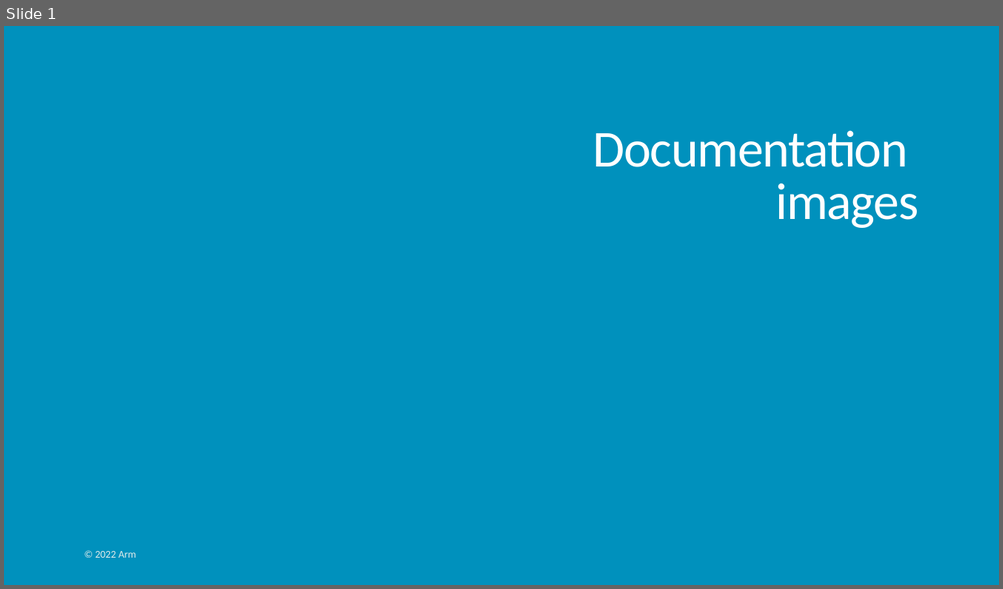
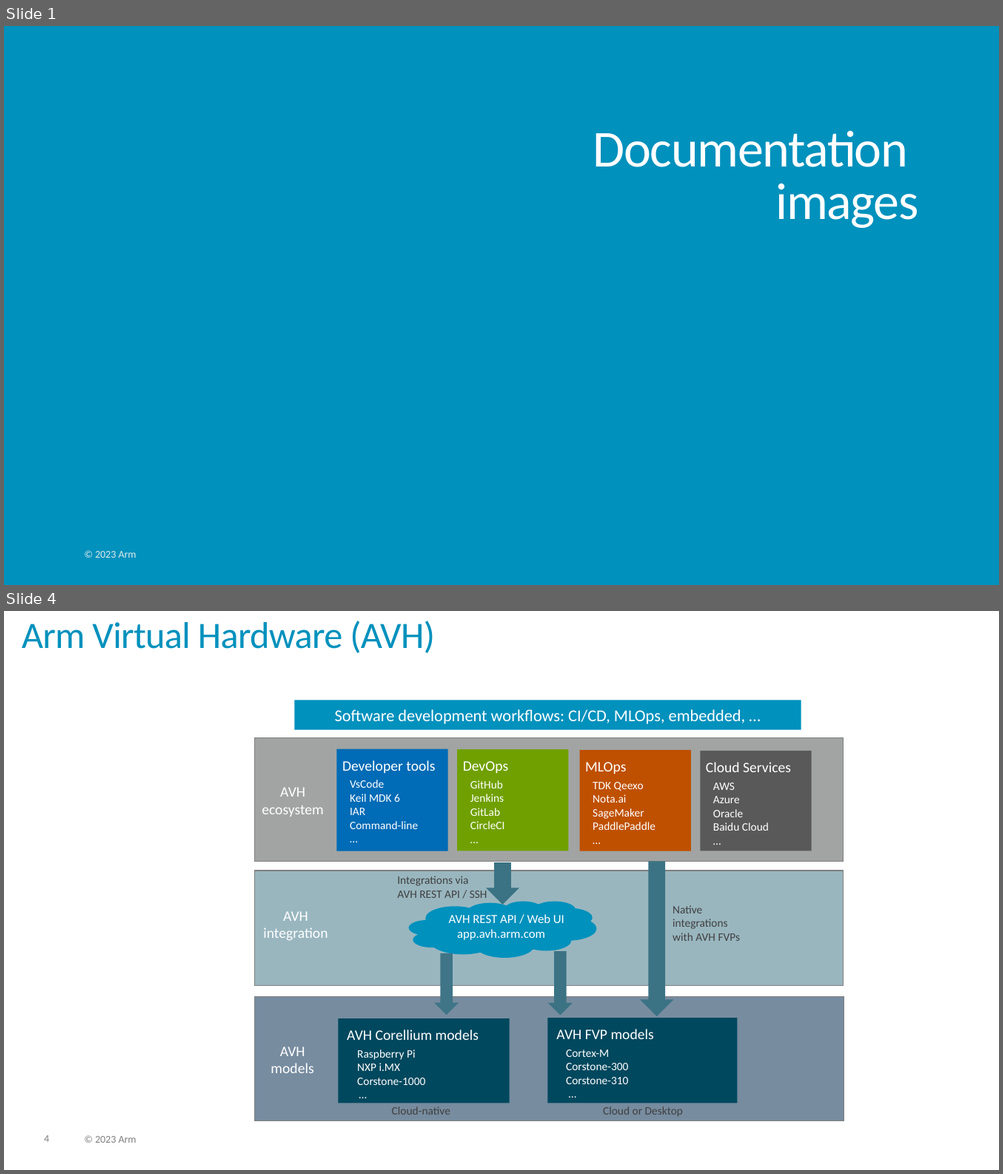
Before and after one commit to ARM-software/AVH, a slide deck: DoxyGen/overview/src/images/img_src.pptx. Shown one above the other, each under a label of ours: slide 1 before the commit, slides 1 and 4 after it; the slides between them are not shown. The pictures are 1003x589 and 1003x1174 pixels, drawn with LibreOffice and Linux fonts; fonts in the diff are those of the drawing; background and template pictures are left out. Boxes give left, top, right and bottom in pixels: in the first picture for what was removed or moved away, otherwise in the second. Text is boxed around its words. In the diff, an @@ line names an element or a change of style, - is before the commit and + after.

Commit message:
Highlighted difference to AVH FVPs

```diff
--- a/DoxyGen/overview/src/images/img_src.pptx
+++ b/DoxyGen/overview/src/images/img_src.pptx
@@ slide 4 added at (4, 611, 999, 1170), background #FFFFFF @@
@@ title added at (22, 621, 435, 653), 36 pt, text #0091BD @@
+Arm Virtual Hardware (AVH)
@@ rectangle added at (294, 700, 801, 729), fill #0091BD, 16 pt, text #FFFFFF @@
+Software development workflows: CI/CD, MLOps, embedded, …
@@ rectangle added at (255, 738, 843, 862), fill #A1A4A3, outline #808080 0.75 pt @@
@@ rectangle added at (337, 749, 448, 851), fill #006BB6, 11 pt, text #FFFFFF @@
+Developer tools
+VsCode
+Keil MDK 6
+IAR
+Command-line
+…
@@ rectangle added at (457, 750, 568, 851), fill #70A000, 11 pt, text #FFFFFF @@
+DevOps
+GitHub
+Jenkins
+GitLab
+CircleCI
+…
@@ rectangle added at (579, 750, 691, 851), fill #BF5000, 11 pt, text #FFFFFF @@
+MLOps
+TDK Qeexo
+Nota.ai
+SageMaker
+PaddlePaddle
+…
@@ rectangle added at (700, 751, 811, 851), fill #595959, 11 pt, text #FFFFFF @@
+Cloud Services
+AWS
+Azure
+Oracle
+Baidu Cloud
+…
@@ text added at (262, 787, 324, 817), 14 pt, text #FFFFFF @@
+AVH ecosystem
@@ text added at (574, 831, 644, 851), 10 pt, text #000000 @@
+…
@@ rectangle added at (255, 871, 843, 985), fill #99B6BF, outline #808080 0.75 pt @@
@@ text added at (397, 876, 487, 898), 11 pt, text #404040 @@
+Integrations via
+AVH REST API / SSH
@@ down arrow added at (486, 863, 520, 904), fill #3B7384 @@
@@ down arrow added at (640, 862, 673, 1017), fill #3B7384 @@
@@ text added at (263, 911, 327, 940), 14 pt, text #FFFFFF @@
+AVH integration
@@ cloud added at (408, 901, 597, 958), fill #0091BD @@
@@ text added at (449, 914, 564, 940), 12 pt, text #FFFFFF @@
+AVH REST API / Web UI
+app.avh.arm.com
@@ text added at (672, 906, 740, 941), 11 pt, text #404040 @@
+Native integrations with AVH FVPs
@@ down arrow added at (434, 954, 458, 1015), fill #3F7587 @@
@@ down arrow added at (548, 952, 572, 1016), fill #3B7384 @@
@@ rectangle added at (255, 997, 844, 1122), fill #778C9F, outline #808080 0.75 pt @@
@@ rectangle added at (338, 1019, 510, 1103), fill #00485E, 11 pt, text #FFFFFF @@
+AVH Corellium models
+Raspberry Pi
+NXP i.MX
+Corstone-1000
+…
@@ rectangle added at (548, 1019, 737, 1103), fill #00485E, 11 pt, text #FFFFFF @@
+AVH FVP models
+Cortex-M
+Corstone-300
+Corstone-310
+…
@@ text added at (270, 1047, 313, 1073), 14 pt, text #FFFFFF @@
+AVH models
@@ text added at (392, 1107, 450, 1115), 11 pt, text #404040 @@
+Cloud-native
@@ text added at (603, 1107, 683, 1117), 11 pt, text #404040 @@
+Cloud or Desktop
@@ page number added at (44, 1136, 49, 1142), 10 pt, text #7F7F7F @@
+4
@@ text added at (95, 1136, 136, 1143), 10 pt, text #7F7F7F @@
+© 2023 Arm
@@ slide 1 changed as well @@
@@ text at (95, 551, 136, 558): text changed @@
-© 2022 Arm
+© 2023 Arm
```
Also in this commit, not shown: 25 other slides changed, 2 other slides added, 9 other files.
